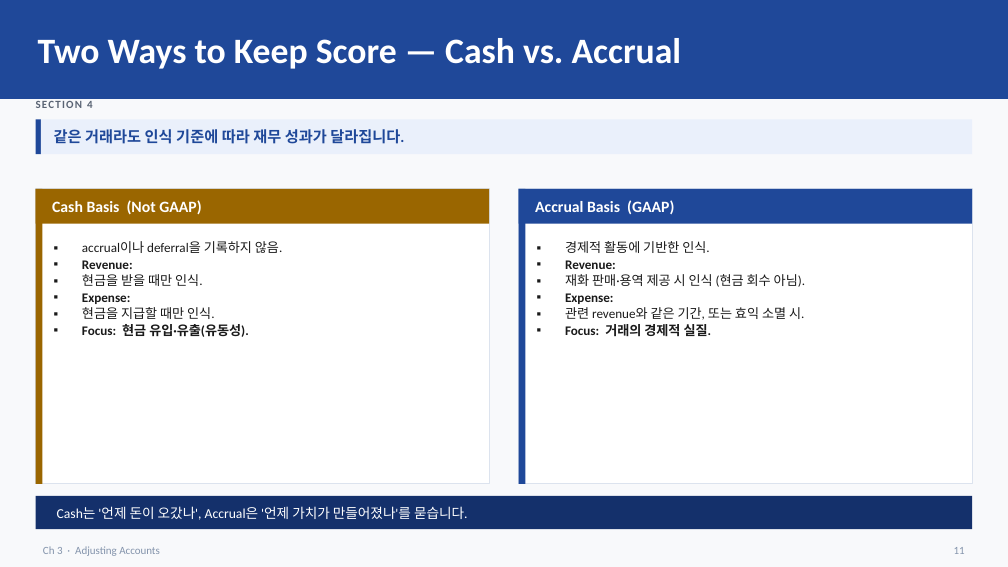
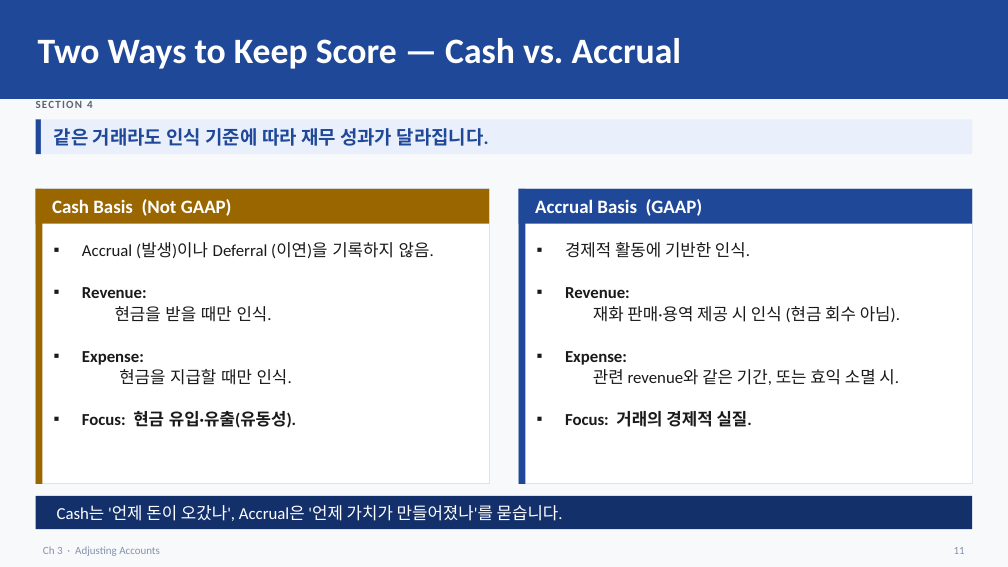
Before and after one commit to keejae/financial-accounting, a slide deck: slide 11 of files/week2/korean/Wk2_L5_slides.pptx. Drawn at 1008x567 pixels with LibreOffice and Linux fonts; fonts in the diff are those of the drawing. Boxes give left, top, right and bottom in pixels: in the first picture for what was removed or moved away, otherwise in the second. Text is boxed around its words. In the diff, an @@ line names an element or a change of style, - is before the commit and + after.

```diff
--- a/files/week2/korean/Wk2_L5_slides.pptx
+++ b/files/week2/korean/Wk2_L5_slides.pptx
@@ text "같은 거래라도 인식 기준에 따라 ..." at bbox=[54, 128, 489, 146]: size 14.5 to 18 pt @@
@@ text "Cash Basis (Not GAAP)" at bbox=[52, 199, 232, 216]: size 15 to 18 pt @@
@@ text "Accrual Basis (GAAP)" at bbox=[535, 199, 703, 216]: size 15 to 18 pt @@
@@ text "경제적 활동에 기반한 인식." at bbox=[565, 242, 900, 427]: size 12.5 to 16 pt; bullet ▪ to none @@
@@ text at bbox=[82, 242, 434, 258]: text changed; size 12.5 to 16 pt @@
-▪ accrual이나 deferral을 기록하지 않음.
+▪ Accrual (발생)이나 Deferral (이연)을 기록하지 않음.
@@ text at bbox=[82, 287, 296, 428]: size 12.5 to 16 pt in "Revenue:", "현금을 받을 때만 인식.", "Expense:", "현금을 지급할 때만 인식." and 1 more places; bullet ▪ to none @@
@@ text "Cash는 '언제 돈이 오갔나', Accrual은 ..." at bbox=[57, 505, 563, 521]: size 13 to 16 pt @@
```
Also in this commit, not shown: 30 other slides changed, 7 slides added, 9 slides removed, 11 other files.
